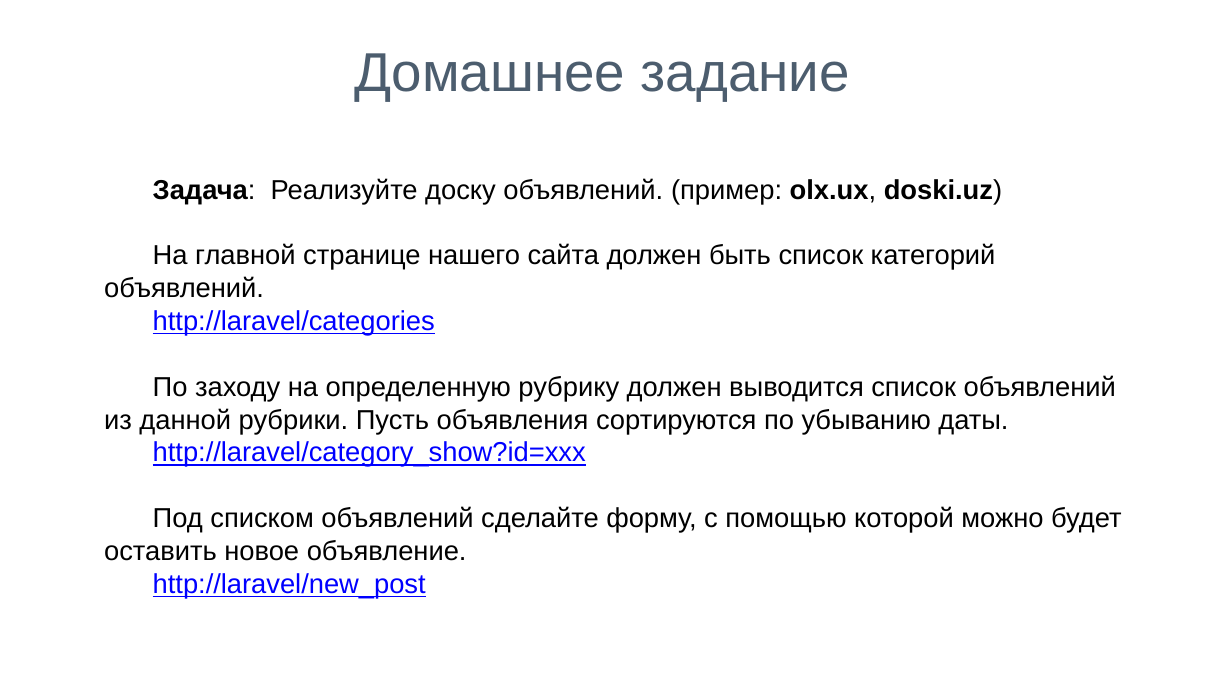
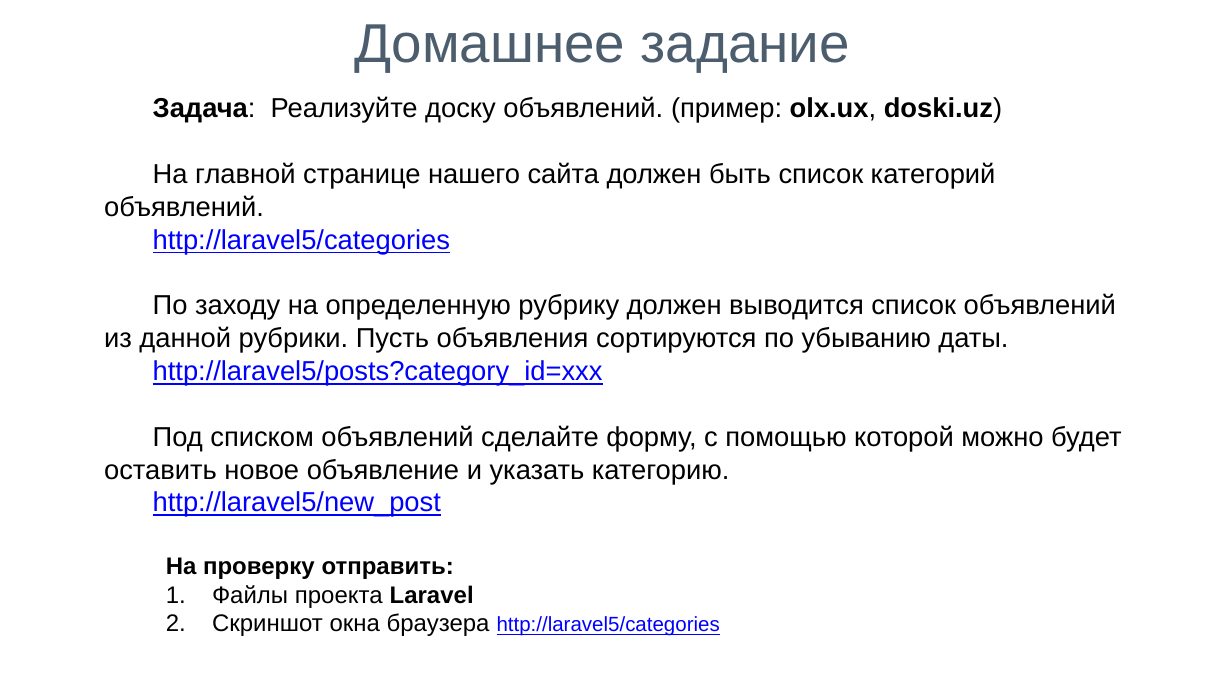
Before and after one commit to bahrom312/itstep-php, a slide deck: slide 3 of PHP - Урок 24 - PHP_Laravel-Socialite-ДЗ.pptx. Drawn at 1232x693 pixels with LibreOffice and Linux fonts; fonts in the diff are those of the drawing. Boxes give left, top, right and bottom in pixels: in the first picture for what was removed or moved away, otherwise in the second. Text is boxed around its words. In the diff, an @@ line names an element or a change of style, - is before the commit and + after.

```diff
--- a/PHP - Урок 24 - PHP_Laravel-Socialite-ДЗ.pptx
+++ b/PHP - Урок 24 - PHP_Laravel-Socialite-ДЗ.pptx
@@ text "Домашнее задание": place and size @@
-text "Домашнее задание" at [354,53,850,101]
+text "Домашнее задание" at [354,24,850,72]
@@ text "Задача: Реализуйте доску объявлений. (пример: ...": place and size @@
-text "Задача: Реализуйте доску объявлений. (пример: ..." at [104,178,1121,599]
+text "Задача: Реализуйте доску объявлений. (пример: ..." at [104,96,1121,636]
@@ text at [153,229,450,255]: text changed @@
-http://laravel/categories
+http://laravel5/categories
@@ text at [104,360,1121,636]: text changed @@
-http://laravel/category_show?id=xxx
-Под списком объявлений сделайте форму, с помощью которой можно будет оставить новое объявление.
-http://laravel/new_post
+http://laravel5/posts?category_id=xxx
+Под списком объявлений сделайте форму, с помощью которой можно будет оставить новое объявление и указать категорию.
+http://laravel5/new_post
+  На проверку отправить:
+  1. Файлы проекта Laravel
+  2. Скриншот окна браузера http://laravel5/categories
```
Also in this commit, not shown: 8 other files.
